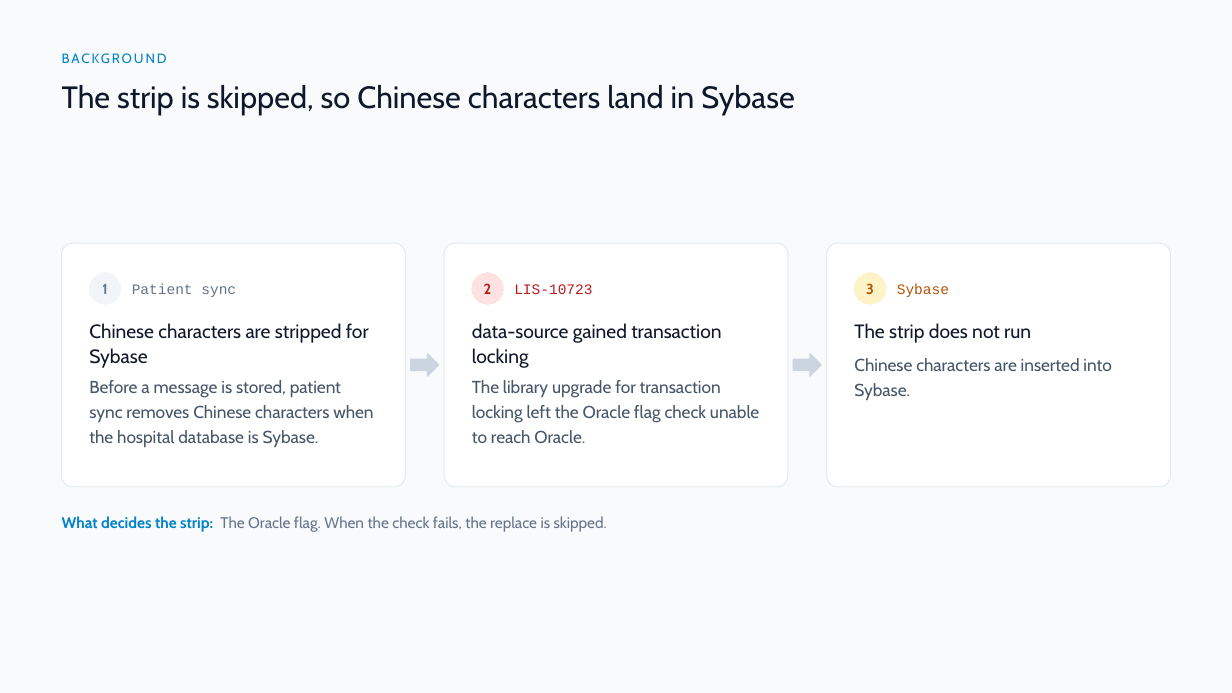
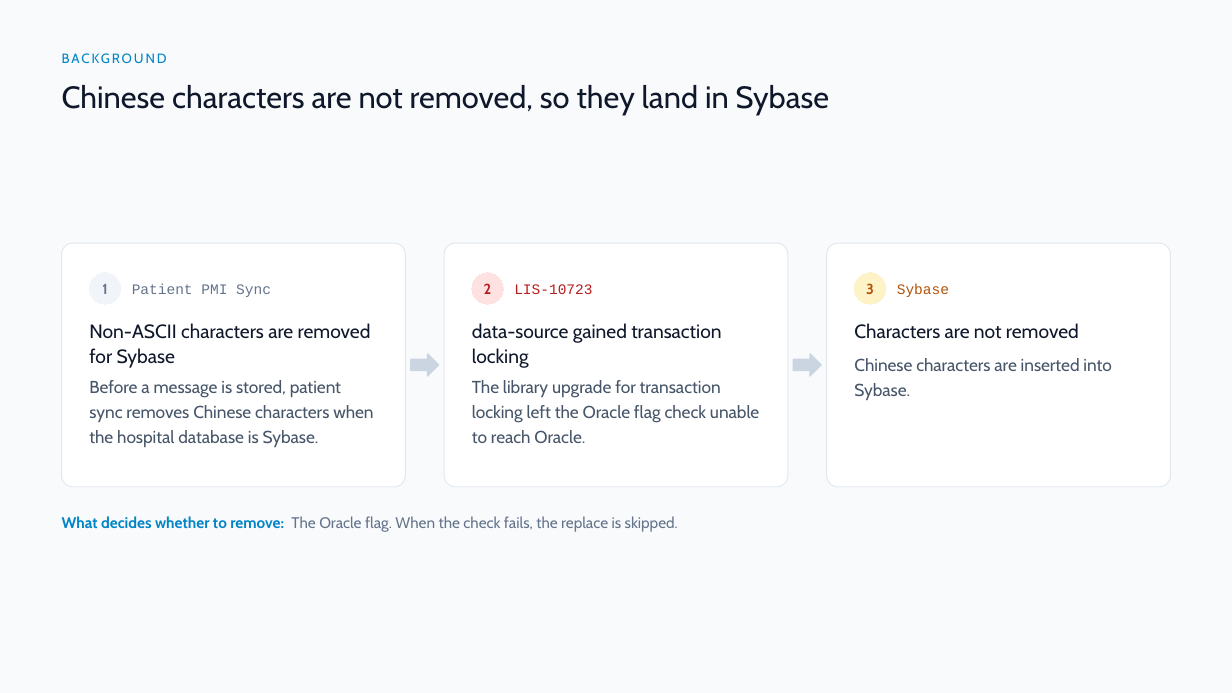
Before and after one commit to DragonChong/HA-Notes, a slide deck: slide 3 of SDLC/Projects/TMP-oracle-route-lookup — Oracle route lookup/assets/Oracle route lookup.pptx. Drawn at 1232x693 pixels with LibreOffice and Linux fonts; fonts in the diff are those of the drawing. Boxes give left, top, right and bottom in pixels: in the first picture for what was removed or moved away, otherwise in the second. Text is boxed around its words. In the diff, an @@ line names an element or a change of style, - is before the commit and + after.

```diff
--- a/SDLC/Projects/TMP-oracle-route-lookup — Oracle route lookup/assets/Oracle route lookup.pptx
+++ b/SDLC/Projects/TMP-oracle-route-lookup — Oracle route lookup/assets/Oracle route lookup.pptx
@@ text at box(62, 85, 829, 115): text changed @@
-The strip is skipped, so Chinese characters land in Sybase
+Chinese characters are not removed, so they land in Sybase
@@ text at box(132, 283, 271, 297): text changed @@
-Patient sync
+Patient PMI Sync
@@ text at box(89, 323, 371, 368): text changed @@
-Chinese characters are stripped for Sybase
+Non-ASCII characters are removed for Sybase
@@ text at box(854, 323, 1079, 339): text changed @@
-The strip does not run
+Characters are not removed
@@ text at box(62, 516, 678, 532): text changed @@
-What decides the strip: The Oracle flag. When the check fails, the replace is skipped.
+What decides whether to remove: The Oracle flag. When the check fails, the replace is skipped.
```
Also in this commit, not shown: 4 other slides changed, 4 other files.
